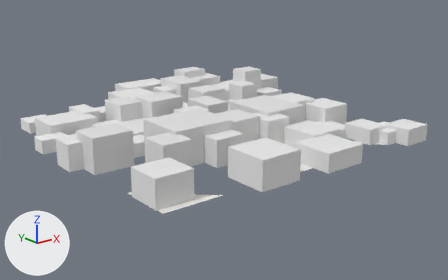
A saved change to the glTF model white-model-six-districts/chunks/111_107_mid.glb.
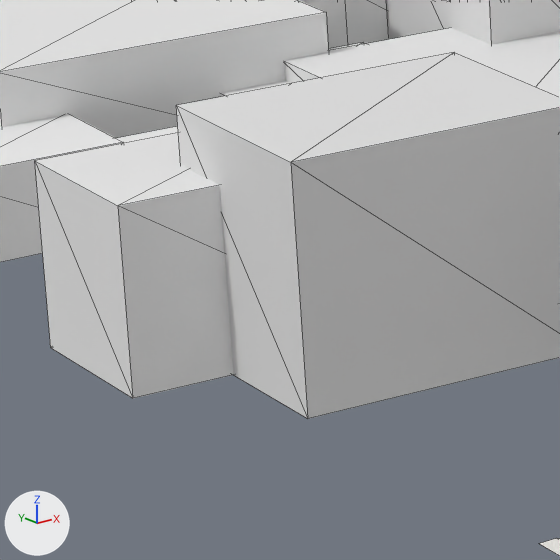
Each version appears first whole from a 50 mm camera at (-4876.0, -3589.0, 319.0) aimed at (-4236.0, -2788.0, -1.0), and next in a close-up on the part from 11% to 29% of the width and 41% to 70% of the height. Arrows for +X, +Y and +Z are at lower left; the lights stay in place. The older version's two pictures come first. The close-ups show mesh edges as thin lines. Vertices at exactly the same position are counted once.

Before the edit, the objects in view are built like this:
```python
me_mesh_0 = bpy.data.meshes.new('Mesh_0')
me_mesh_0.from_pydata(...)  # 512 vertices, 614 faces; spans x -4524.0..-3990.0, y -3029.0..-2476.0, z 7.0..85.0
me_mesh_0.materials.append(mat_material_0)
ob_mesh_0 = bpy.data.objects.new('Mesh_0', me_mesh_0)
ob_mesh_0.location = (0.0, 0.0, 0.0)
```
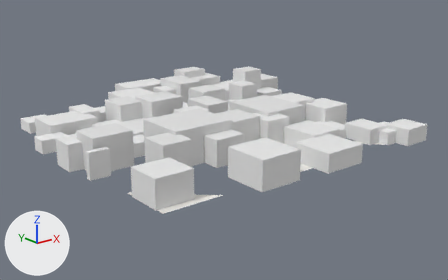
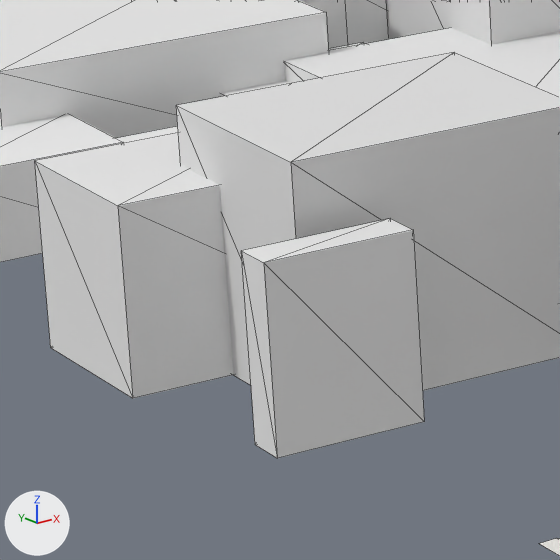
What the commit changed:
me_mesh_0 is used by ob_mesh_0; location (0.0, 0.0, 0.0).
me_mesh_0 had 512 vertices, 614 faces and spanned x -4524.0..-3990.0, y -3029.0..-2476.0, z 7.0..85.0.
me_mesh_0 now has 520 vertices, 624 faces and spans x -4524.0..-3990.0, y -3029.0..-2476.0, z 7.0..85.0.
me_mesh_0 part 1: the loose piece of 8 vertices spanning x -4524.0..-4461.0, y -2794.0..-2754.0, z 8.0..49.0 is copied, and the copy is scaled about its middle by (0.518, 0.241, 0.983), then moved by (-8.0, -64.0, 0.0); it spans x -4517.0..-4484.0, y -2843.0..-2833.0, z 8.0..49.0.
Other edits to the shape of me_mesh_0 do not show in these pictures.

Location of each change, (x1, y1, x2, y2) in pixels of the close-ups (560 x 560 px):
part 1 of me_mesh_0, added: after (241, 219, 424, 458)
